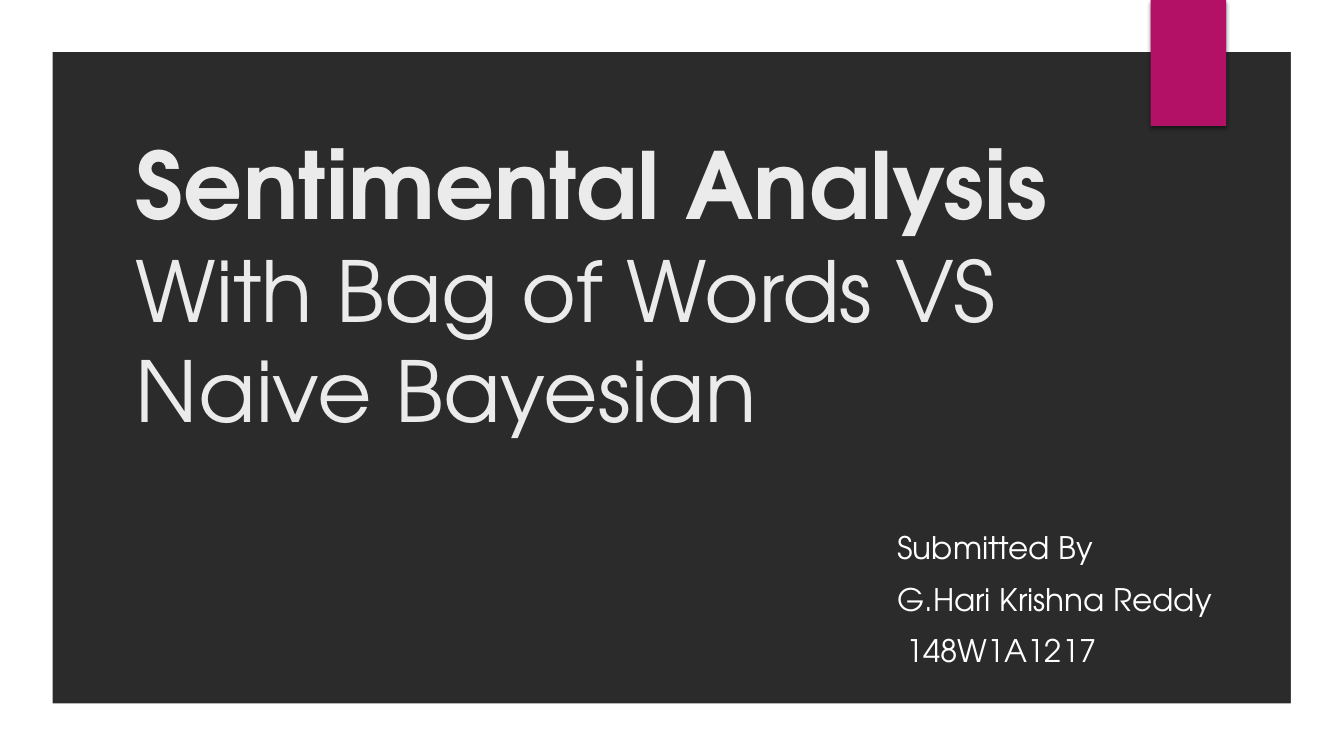
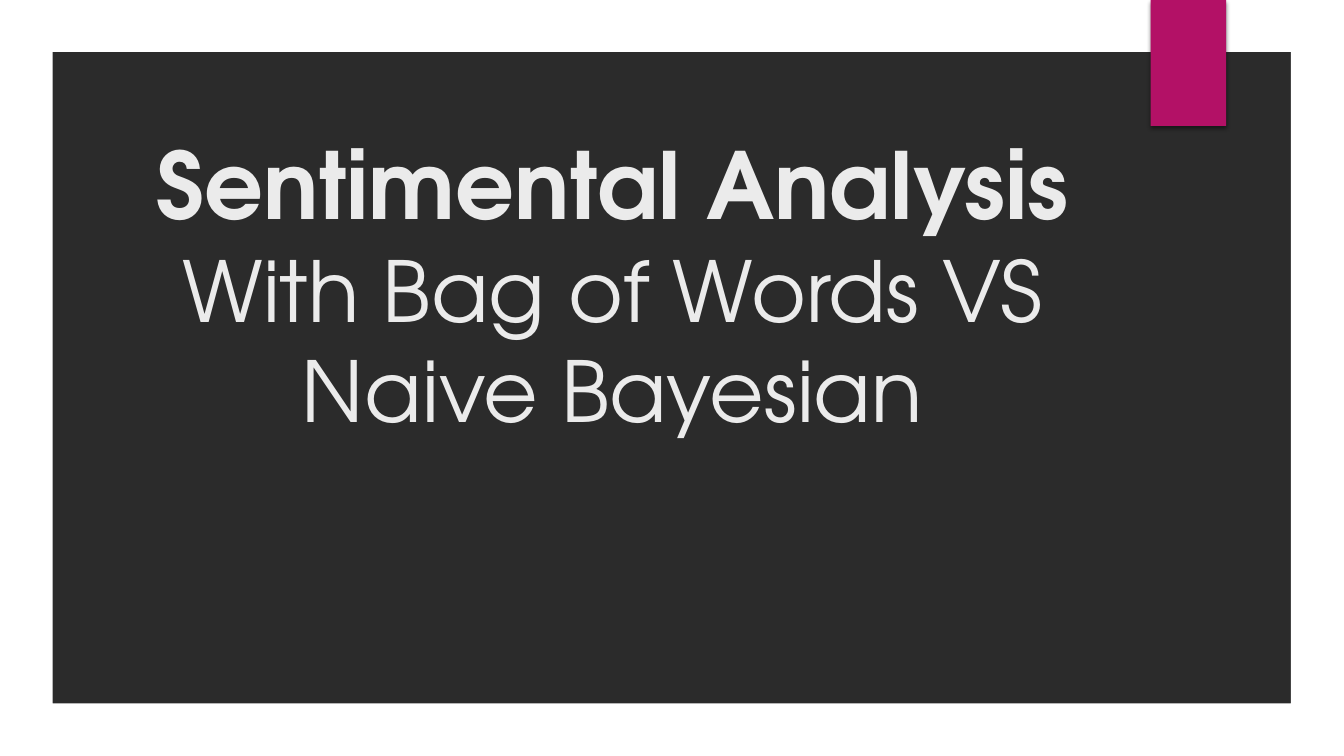
Before and after one commit to Hari-pyt/Sentimental-Analysis-with-bag-of-words-and-naive-bayesian-with-R-language, a slide deck: slide 1 of presentation.pptx. Drawn at 1344x756 pixels with LibreOffice and Linux fonts; fonts in the diff are those of the drawing; background and template pictures are left out; a plain dark background stands for a picture behind light text. Boxes give left, top, right and bottom in pixels: in the first picture for what was removed or moved away, otherwise in the second. Text is boxed around its words. In the diff, an @@ line names an element or a change of style, - is before the commit and + after.

```diff
--- a/presentation.pptx
+++ b/presentation.pptx
@@ title "Sentimental Analysis With Bag of ..." at (x1=156, y1=148, x2=1068, y2=438): alignment left to centre @@
@@ subtitle removed at (x1=897, y1=535, x2=1211, y2=663) @@
-Submitted By
-G.Hari Krishna Reddy
-148W1A1217
```
Also in this commit, not shown: 4 other slides changed, 1 slide removed, 2 other files.
